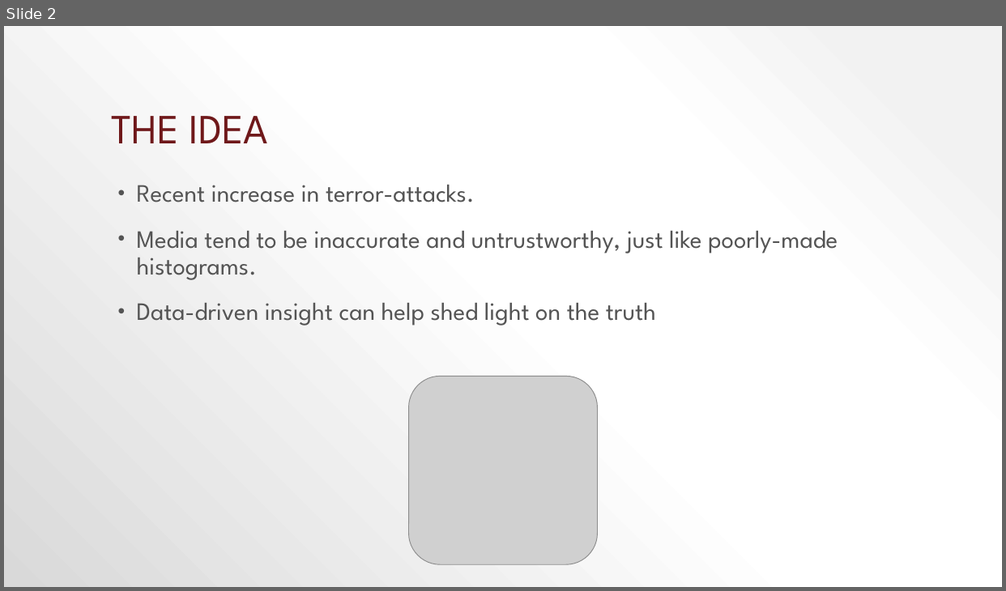
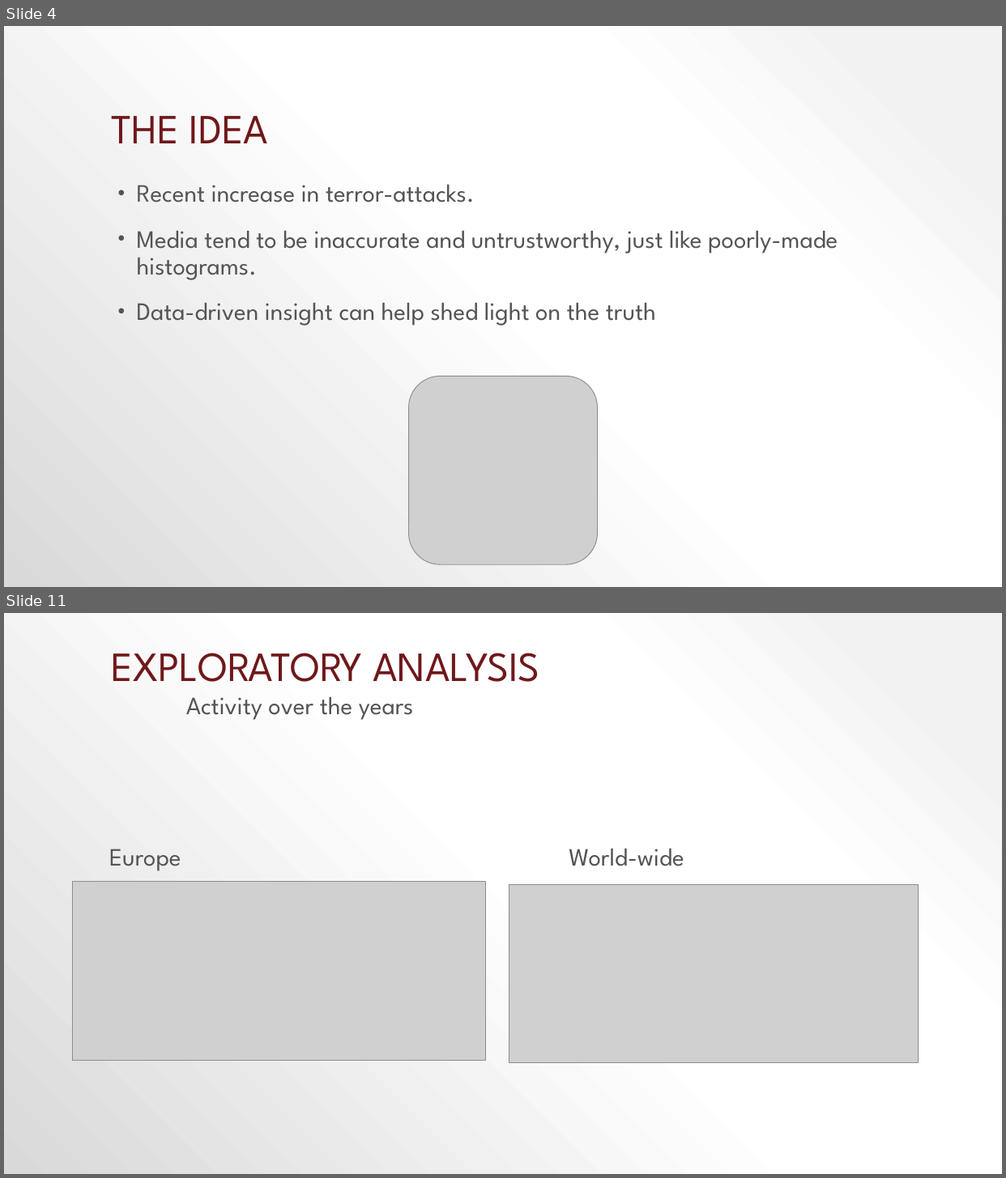
Before and after one commit to Senbyo/socialDataCourse, a slide deck: Final_Project/Terrorism in europe.pptx. Shown one above the other, each under a label of ours: slide 2 before the commit, slides 4 and 11 after it; the slides between them are not shown. The pictures are 1006x591 and 1006x1178 pixels, drawn with LibreOffice and Linux fonts; fonts in the diff are those of the drawing; grey boxes stand for pictures. Boxes give left, top, right and bottom in pixels: in the first picture for what was removed or moved away, otherwise in the second. Text is boxed around its words. In the diff, an @@ line names an element or a change of style, - is before the commit and + after.

```diff
--- a/Final_Project/Terrorism in europe.pptx
+++ b/Final_Project/Terrorism in europe.pptx
@@ slide 11 added at (4,613,1002,1174), background gradient #F2F2F2 to #FFFFFF to #D9D9D9 @@
@@ text added at (111,653,539,682), 40 pt, text #6F181A @@
+EXPLORATORY ANALYSIS
@@ text added at (186,697,414,720), 24 pt, text #545454 @@
+Activity over the years
@@ text added at (109,849,181,871), 24 pt, text #545454 @@
+Europe
@@ text added at (569,849,684,867), 24 pt, text #545454 @@
+World-wide
@@ picture added at (73,882,485,1060) @@
@@ picture added at (509,884,918,1063) @@
@@ what was slide 2 is now slide 4 @@
```
Also in this commit, not shown: 1 slide changed, 22 other slides added, 9 slides removed, 1 other file.
